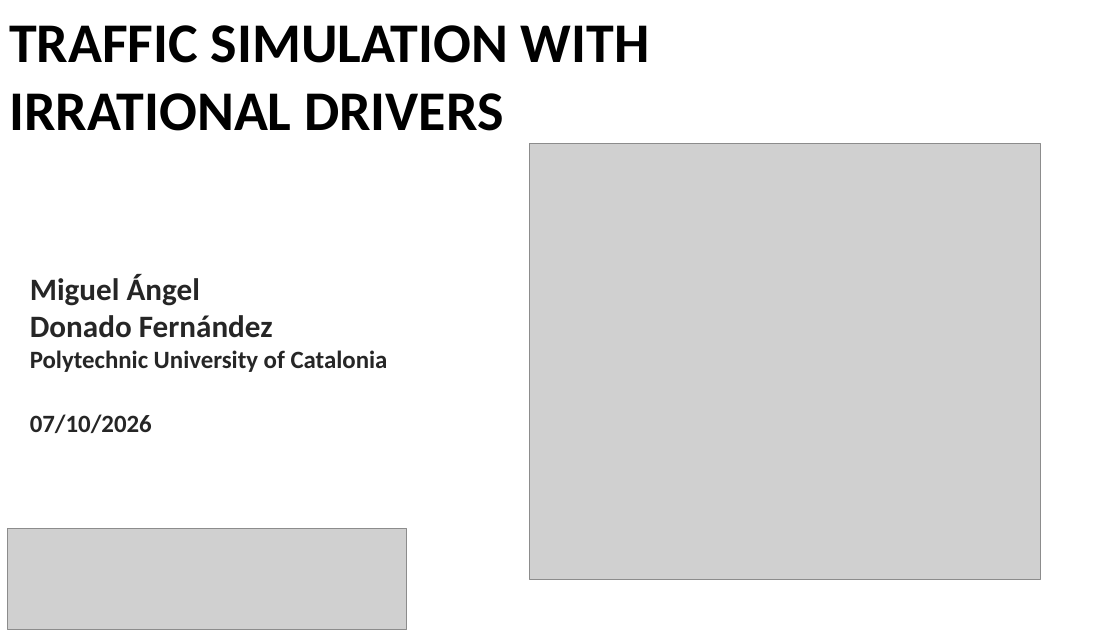
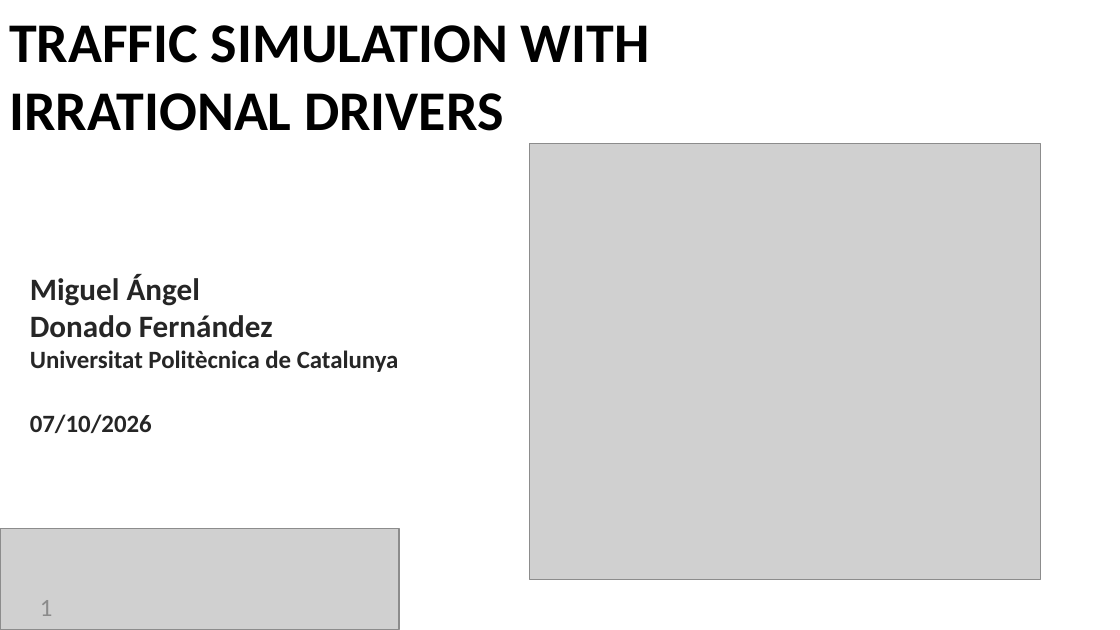
Before and after one commit to MiguelDonado/TFM_TraSIrr, a slide deck: slide 1 of presentation/Thesis_Defense.pptx. Drawn at 1120x630 pixels with LibreOffice and Linux fonts; fonts in the diff are those of the drawing; grey boxes stand for pictures. Boxes give left, top, right and bottom in pixels: in the first picture for what was removed or moved away, otherwise in the second. Text is boxed around its words. In the diff, an @@ line names an element or a change of style, - is before the commit and + after.

```diff
--- a/presentation/Thesis_Defense.pptx
+++ b/presentation/Thesis_Defense.pptx
@@ text at bbox=[30, 350, 399, 372]: text changed @@
-Polytechnic University of Catalonia
+Universitat Politècnica de Catalunya
@@ picture: place and size @@
-picture at bbox=[8, 529, 407, 630]
+picture at bbox=[0, 529, 399, 630]
@@ page number added at bbox=[40, 600, 53, 616], 16 pt, text #8C8C8C @@
+1
```
Also in this commit, not shown: 19 other slides changed, 26 slides added, 4 slides removed, 11 other files.
